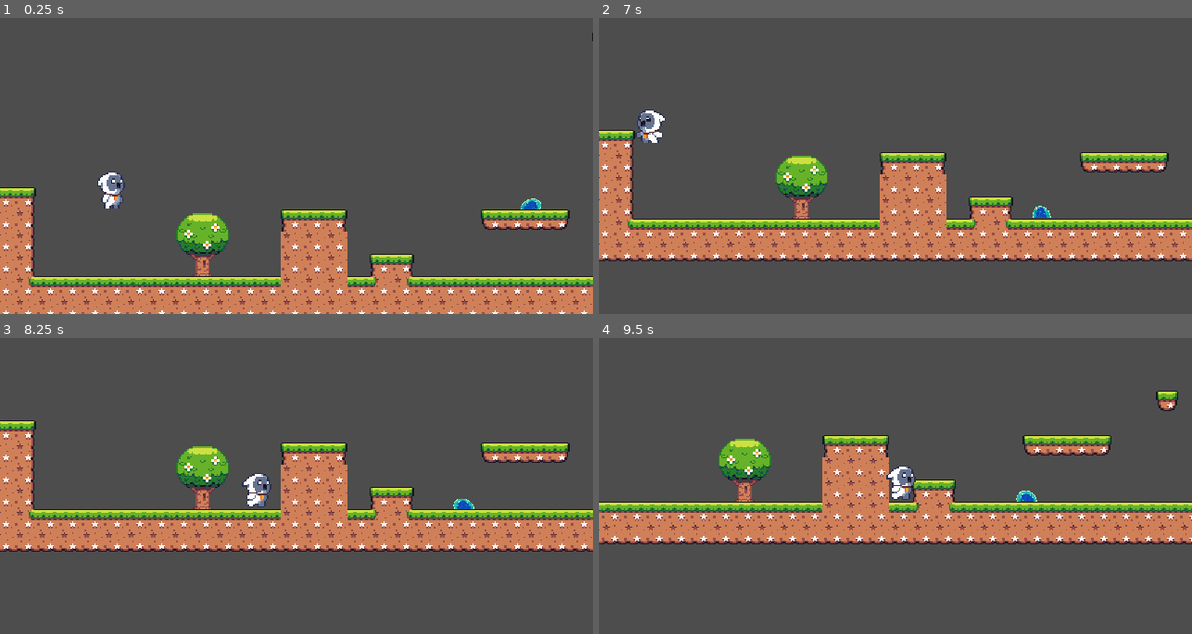
Above: before the commit, frames 1-4 (two rows, left to right).
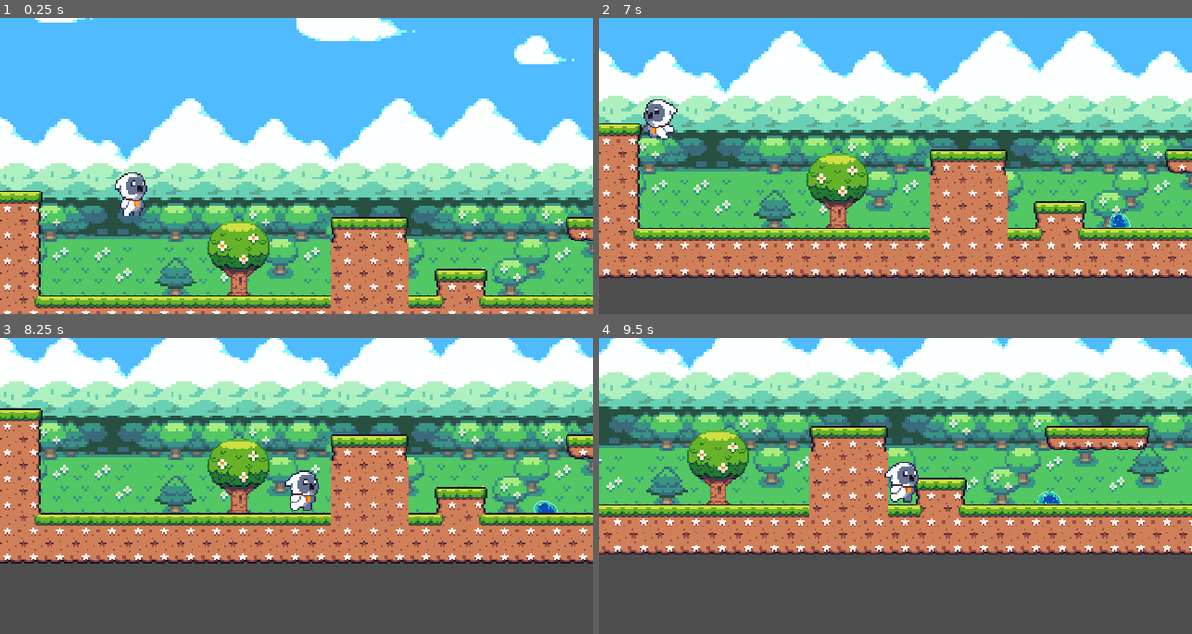
Above: after the commit, the same moments.

Repository: kaaztro/repositorio-KP
Game: Godot game, scene res://Cena Teste 2D.tscn
Two runs of this game, one before a commit and one after it. Both use one fixed random seed, a clock stepped at 60 frames per second and the inputs below. The project has no main scene, so this scene is started directly.
Inputs:
- Up to frame 1 (0.25 s): no input
- Up to frame 2 (7 s): tap Enter (ui_accept) at 0.5, 0.77, 1.52, 3.02, 3.77, 4.52, 6.02, 6.77 s; hold D (ui_right) 0.53-2.03 s; hold A (ui_left) 2.03-2.78 s; hold D (ui_right) 2.78-4.28 s; hold A (ui_left) 4.28-5.03 s; hold D (ui_right) 5.03-5.78 s; hold A (ui_left) from 5.78 s (still down)
- Up to frame 3 (8.25 s): release A (ui_left) at 7.28 s; hold D (ui_right) from 7.28 s (still down); tap Enter (ui_accept) at 7.52 s
- Up to frame 4 (9.5 s): keep holding D (ui_right); tap Enter (ui_accept) at 9.02 s

The runs differ from the first frame. In frame 1, 95% of the frame differs, in the area x 0-100%, y 0-100%; in frame 2, 81%; in frame 3, 68%; in frame 4, 64%.

Commit message:
parallax layer - cenário
criado o cenário básico. Escala 1.6
Aplicado parallax layer para espelhamento e "geração" de cenário

Usado shaddergd para mover as nuvens, na propriedade 'material'

Diff:
--- a/novo-projeto-teste-pedrones/Cena Teste 2D.tscn
+++ b/novo-projeto-teste-pedrones/Cena Teste 2D.tscn
@@ -1,9 +1,15 @@
-[gd_scene load_steps=8 format=3 uid="uid://bxijo3m0ob2dk"]
+[gd_scene load_steps=15 format=3 uid="uid://bxijo3m0ob2dk"]
 
 [ext_resource type="Texture2D" uid="uid://bcfmb23xjj43h" path="res://assets/Seasonal Tilesets/1 - Grassland/Terrain (16 x 16).png" id="1_mqg5i"]
 [ext_resource type="Texture2D" uid="uid://brqfhnwtuhqjp" path="res://assets/Seasonal Tilesets/1 - Grassland/Grassland_entities (16 x 16).png" id="2_vwbca"]
 [ext_resource type="PackedScene" uid="uid://bp4ehvky5g06h" path="res://actors/player.tscn" id="3_mylff"]
 [ext_resource type="PackedScene" uid="uid://bga1hkalr3fuy" path="res://actors/enemy_slime.tscn" id="4_mqg5i"]
+[ext_resource type="Texture2D" uid="uid://cw6drwxa6edon" path="res://assets/Seasonal Tilesets/1 - Grassland/Background parts/5 - Sky_color.png" id="5_tmmp8"]
+[ext_resource type="Texture2D" uid="uid://b57e882htgjsc" path="res://assets/Seasonal Tilesets/1 - Grassland/Background parts/4 - Cloud_cover_2.png" id="6_f3xkq"]
+[ext_resource type="Texture2D" uid="uid://5g2tqfnxoipd" path="res://assets/Seasonal Tilesets/1 - Grassland/Background parts/3 - Cloud_cover_1.png" id="7_dyjvj"]
+[ext_resource type="Shader" uid="uid://cc6ifitb260av" path="res://shaders/move_clouds.gdshader" id="7_f3xkq"]
+[ext_resource type="Texture2D" uid="uid://div5rvw7bcktc" path="res://assets/Seasonal Tilesets/1 - Grassland/Background parts/2 - Hills.png" id="8_7yltk"]
+[ext_resource type="Texture2D" uid="uid://cdb6oblvrmm3w" path="res://assets/Seasonal Tilesets/1 - Grassland/Background parts/1 - Foreground_scenery.png" id="9_3utfs"]
 
 [sub_resource type="TileSetAtlasSource" id="TileSetAtlasSource_vwbca"]
 texture = ExtResource("1_mqg5i")
@@ -120,6 +126,10 @@
 sources/0 = SubResource("TileSetAtlasSource_vwbca")
 sources/1 = SubResource("TileSetAtlasSource_x734l")
 
+[sub_resource type="ShaderMaterial" id="ShaderMaterial_dyjvj"]
+shader = ExtResource("7_f3xkq")
+shader_parameter/move_speed = 0.03
+
 [node name="cena1" type="Node2D"]
 
 [node name="level" type="TileMap" parent="."]
@@ -136,3 +146,56 @@
 
 [node name="enemy-slime" parent="." instance=ExtResource("4_mqg5i")]
 position = Vector2(315, 247)
+
+[node name="background" type="ParallaxBackground" parent="."]
+
+[node name="05" type="ParallaxLayer" parent="background"]
+position = Vector2(-506, 2)
+motion_mirroring = Vector2(460.8, 0)
+
+[node name="textura" type="Sprite2D" parent="background/05"]
+scale = Vector2(1.6, 1.6)
+texture = ExtResource("5_tmmp8")
+centered = false
+
+[node name="04" type="ParallaxLayer" parent="background"]
+position = Vector2(-506, 2)
+motion_scale = Vector2(0.3, 1)
+motion_mirroring = Vector2(460.8, 0)
+
+[node name="textura" type="Sprite2D" parent="background/04"]
+scale = Vector2(1.6, 1.6)
+texture = ExtResource("6_f3xkq")
+centered = false
+
+[node name="03" type="ParallaxLayer" parent="background"]
+position = Vector2(-506, 2)
+motion_scale = Vector2(0.5, 1)
+motion_mirroring = Vector2(460.8, 0)
+
+[node name="nuvens" type="Sprite2D" parent="background/03"]
+texture_repeat = 2
+material = SubResource("ShaderMaterial_dyjvj")
+scale = Vector2(1.6, 1.6)
+texture = ExtResource("7_dyjvj")
+centered = false
+
+[node name="02" type="ParallaxLayer" parent="background"]
+position = Vector2(-506, 2)
+motion_scale = Vector2(0.7, 1)
+motion_mirroring = Vector2(460.8, 0)
+
+[node name="textura" type="Sprite2D" parent="background/02"]
+scale = Vector2(1.6, 1.6)
+texture = ExtResource("8_7yltk")
+centered = false
+
+[node name="01" type="ParallaxLayer" parent="background"]
+position = Vector2(-506, 2)
+motion_scale = Vector2(0.9, 1)
+motion_mirroring = Vector2(460.8, 0)
+
+[node name="textura" type="Sprite2D" parent="background/01"]
+scale = Vector2(1.6, 1.6)
+texture = ExtResource("9_3utfs")
+centered = false
--- a/novo-projeto-teste-pedrones/actors/player.tscn
+++ b/novo-projeto-teste-pedrones/actors/player.tscn
@@ -163,9 +163,8 @@
 shape = SubResource("RectangleShape2D_esgq3")
 
 [node name="Camera2D" type="Camera2D" parent="."]
-visible = false
 position = Vector2(24, 9)
-zoom = Vector2(1.5, 1.5)
+zoom = Vector2(1.765, 1.765)
 limit_left = -70
 position_smoothing_enabled = true
 editor_draw_limits = true
--- /dev/null
+++ b/novo-projeto-teste-pedrones/shaders/move_clouds.gdshader
@@ -0,0 +1,16 @@
+shader_type canvas_item;
+
+uniform float move_speed = 0.5;
+
+void vertex() {
+	// Called for every vertex the material is visible on.
+}
+
+void fragment() {
+	COLOR = texture(TEXTURE, vec2(UV.x + TIME * move_speed, UV.y));
+}
+
+//void light() {
+//	// Called for every pixel for every light affecting the CanvasItem.
+//	// Uncomment to replace the default light processing function with this one.
+//}
Not shown, added: novo-projeto-teste-pedrones/shaders/move_clouds.gdshader.uid
